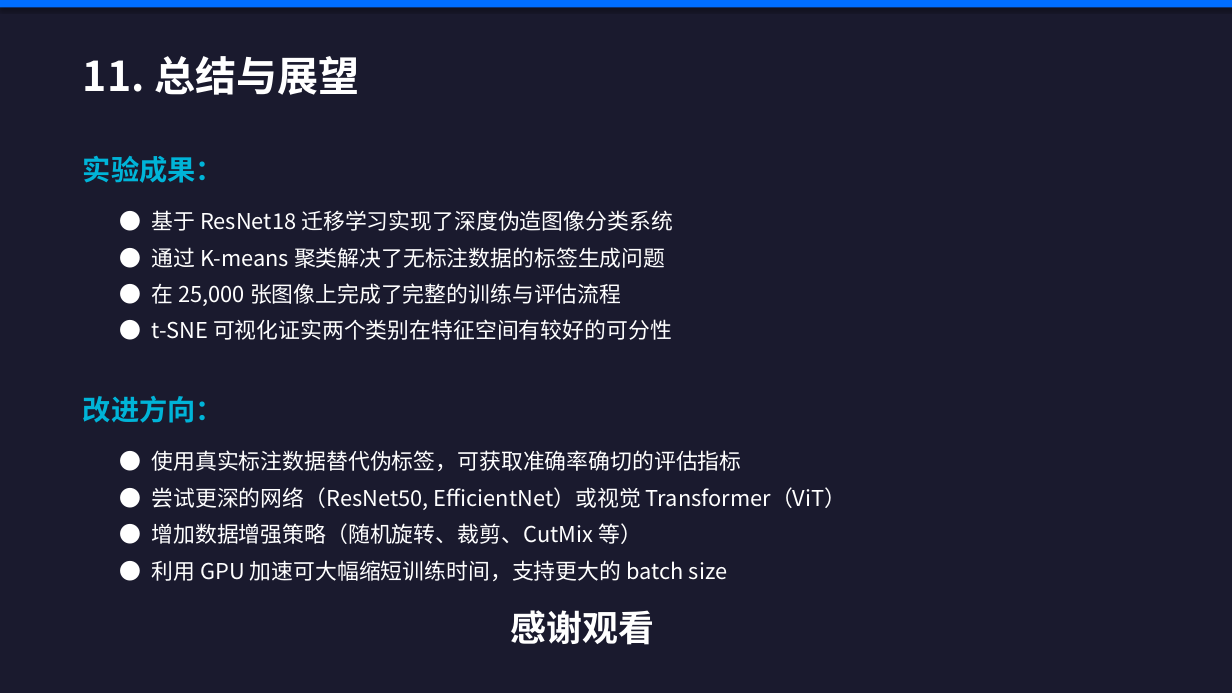
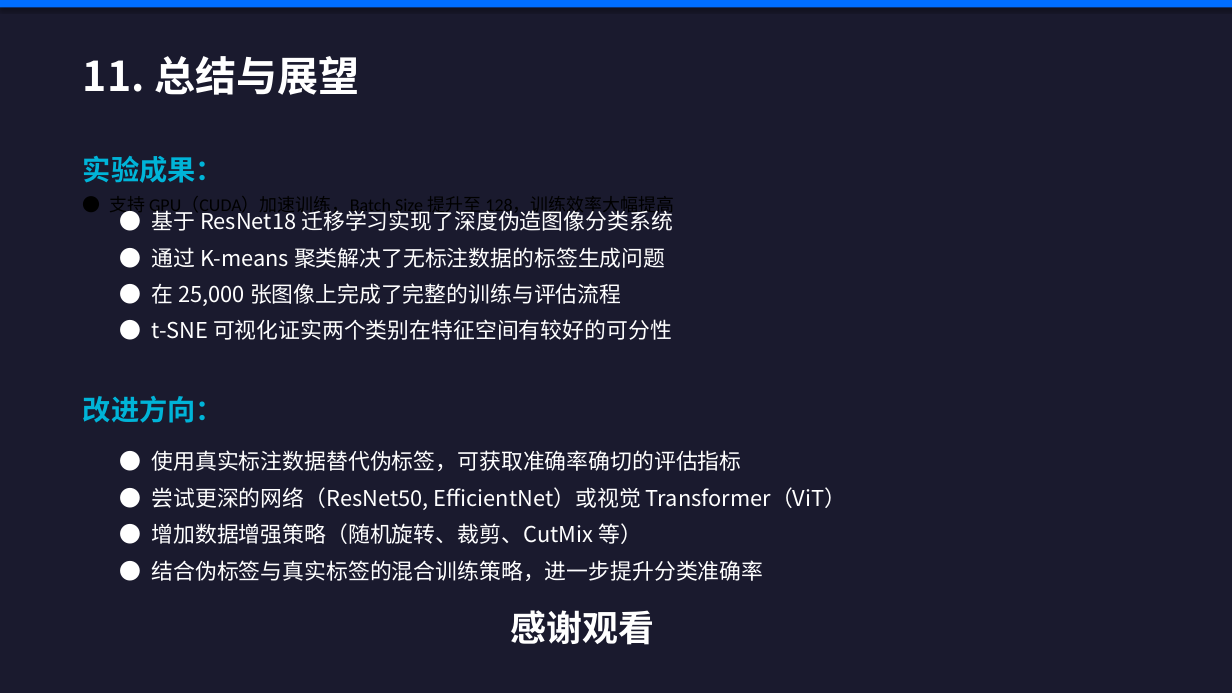
Before and after one commit to KlayinG6/-, a slide deck: slide 20 of 课程设计报告_ResNet18图像分类.pptx. Drawn at 1232x693 pixels with LibreOffice and Linux fonts; fonts in the diff are those of the drawing. Boxes give left, top, right and bottom in pixels: in the first picture for what was removed or moved away, otherwise in the second. Text is boxed around its words. In the diff, an @@ line names an element or a change of style, - is before the commit and + after.

```diff
--- a/课程设计报告_ResNet18图像分类.pptx
+++ b/课程设计报告_ResNet18图像分类.pptx
@@ text at (109, 196, 674, 217): paragraph added @@
+● 支持 GPU（CUDA）加速训练，Batch Size 提升至 128，训练效率大幅提高
@@ text at (152, 560, 764, 581): text changed @@
-● 利用 GPU 加速可大幅缩短训练时间，支持更大的 batch size
+● 结合伪标签与真实标签的混合训练策略，进一步提升分类准确率
```
Also in this commit, not shown: 4 other slides changed.
